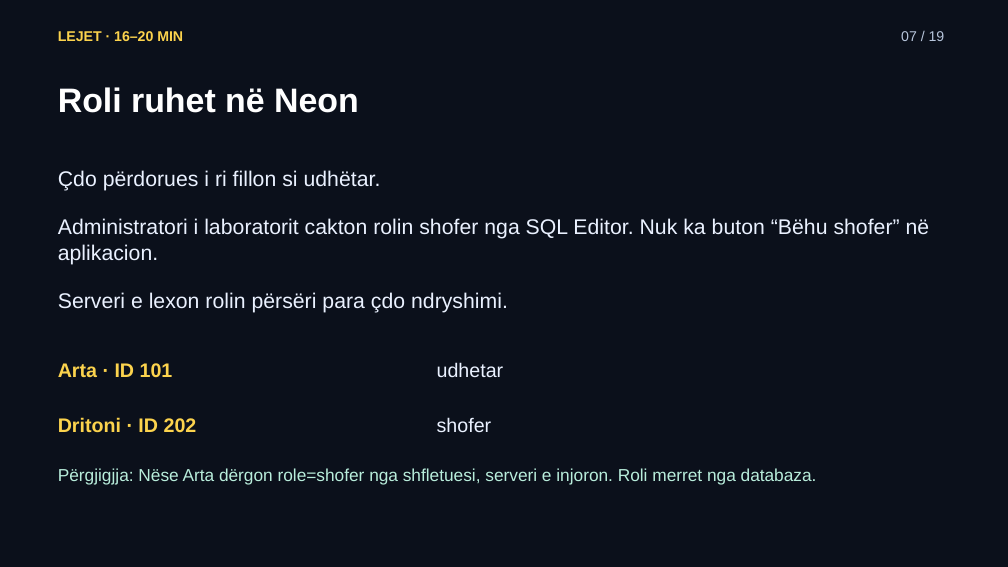
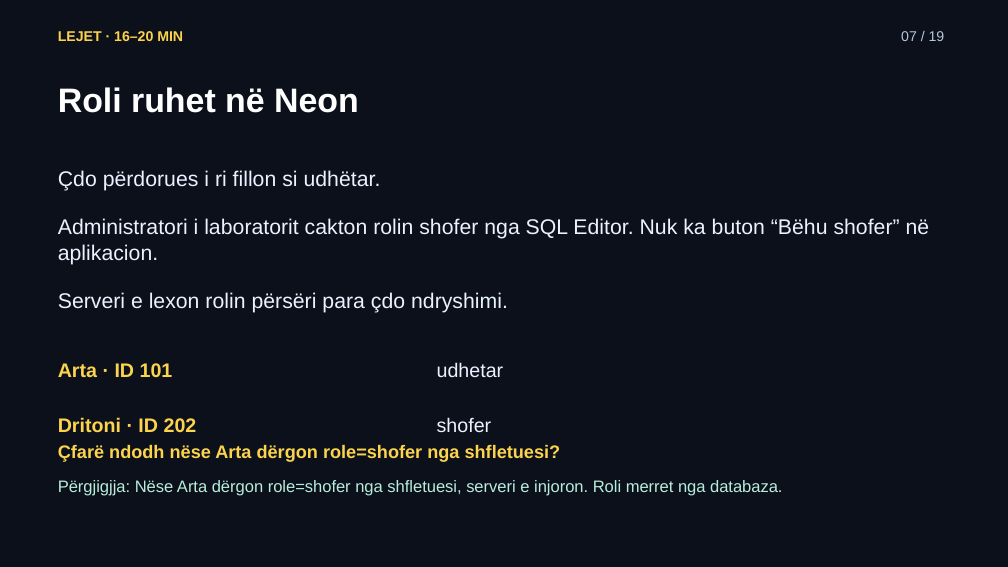
Before and after one commit to arbenl/arbenl.github.io, a slide deck: slide 7 of lendet/2026-2027/mobile/lectures/ligjerata-05-hyrja-lejet-rideshare-2026.pptx. Drawn at 1008x567 pixels with LibreOffice and Linux fonts; fonts in the diff are those of the drawing. Boxes give left, top, right and bottom in pixels: in the first picture for what was removed or moved away, otherwise in the second. Text is boxed around its words. In the diff, an @@ line names an element or a change of style, - is before the commit and + after.

```diff
--- a/lendet/2026-2027/mobile/lectures/ligjerata-05-hyrja-lejet-rideshare-2026.pptx
+++ b/lendet/2026-2027/mobile/lectures/ligjerata-05-hyrja-lejet-rideshare-2026.pptx
@@ text at (58, 445, 561, 462): text changed; size 16.5 to 17.2 pt; text colour #B8EDDB to #FCD34D; bold on @@
-Përgjigjja: Nëse Arta dërgon role=shofer nga shfletuesi, serveri e injoron. Roli merret nga databaza.
+Çfarë ndodh nëse Arta dërgon role=shofer nga shfletuesi?
@@ text added at (58, 480, 782, 496), 15.8 pt, text #B8EDDB @@
+Përgjigjja: Nëse Arta dërgon role=shofer nga shfletuesi, serveri e injoron. Roli merret nga databaza.
```
Also in this commit, not shown: 10 other slides changed, 9 other files.
